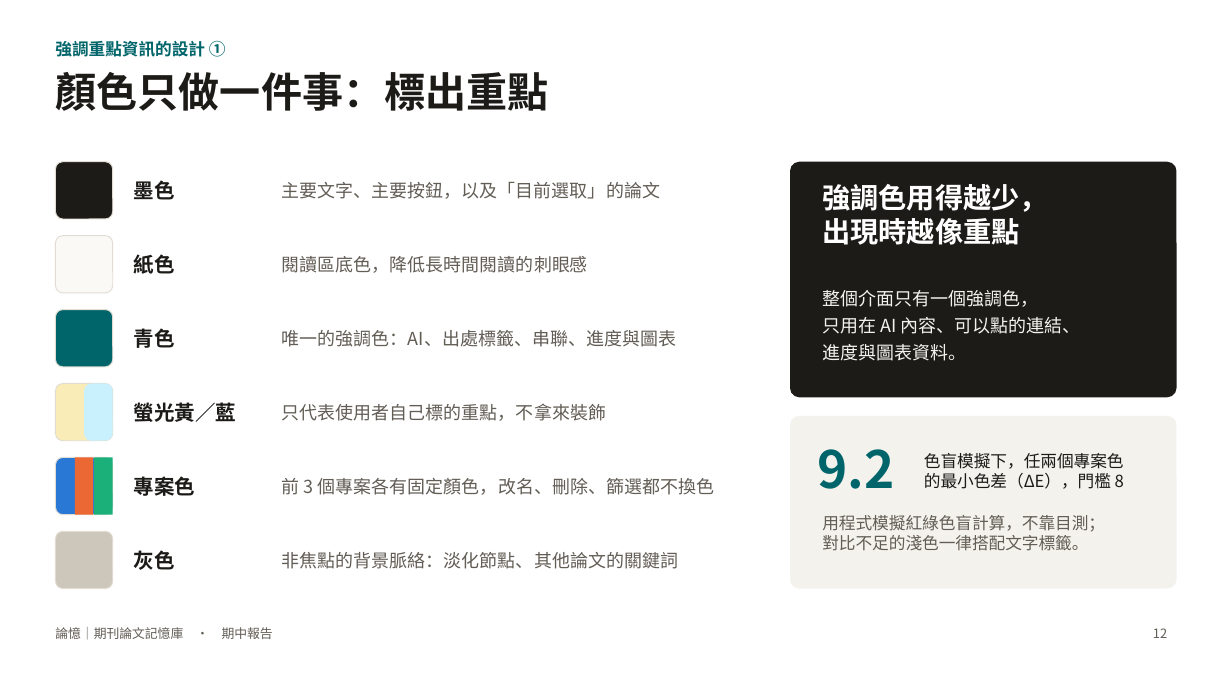
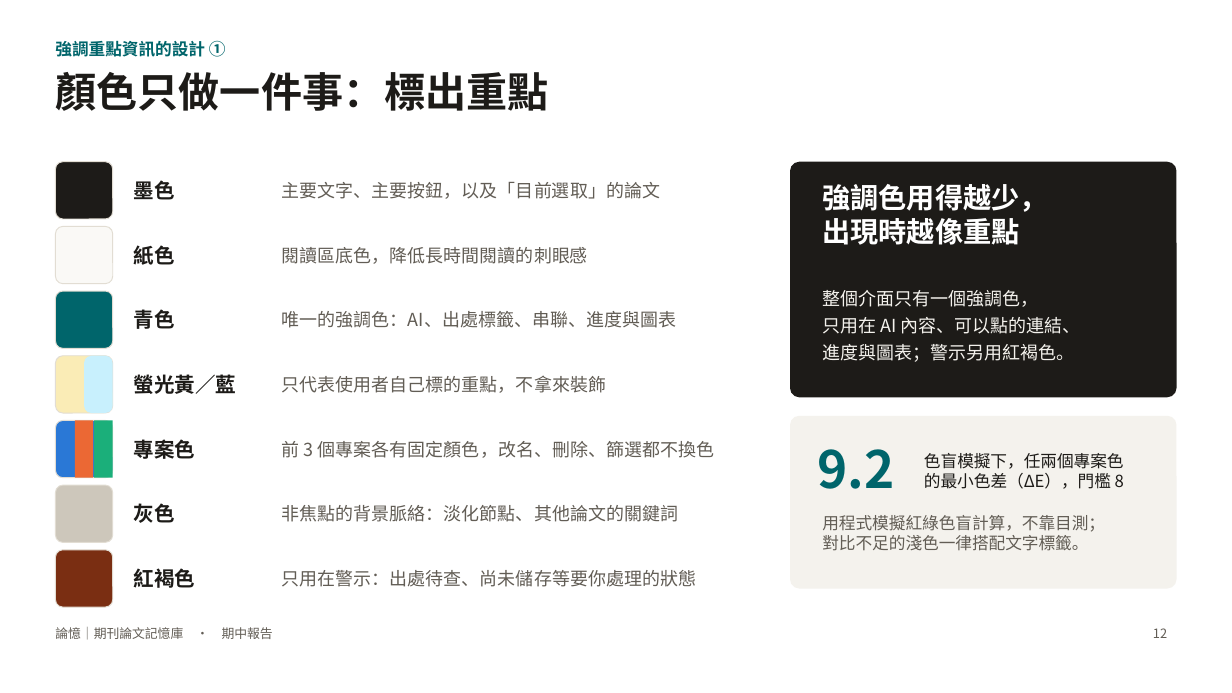
Before and after one commit to charleslin2003-prog/Journal-Article-Memory-Tool, a slide deck: slide 12 of docs/期中報告_論憶.pptx. Drawn at 1232x693 pixels with LibreOffice and Linux fonts; fonts in the diff are those of the drawing. Boxes give left, top, right and bottom in pixels: in the first picture for what was removed or moved away, otherwise in the second. Text is boxed around its words. In the diff, an @@ line names an element or a change of style, - is before the commit and + after.

```diff
--- a/docs/期中報告_論憶.pptx
+++ b/docs/期中報告_論憶.pptx
@@ 2 texts, 1 rounded rectangle: place and size @@
-2 texts, 1 rounded rectangle at box(55, 236, 588, 293)
+2 texts, 1 rounded rectangle at box(55, 226, 588, 284)
@@ 2 texts, 1 rounded rectangle: place and size @@
-2 texts, 1 rounded rectangle at box(55, 310, 676, 367)
+2 texts, 1 rounded rectangle at box(55, 291, 676, 348)
@@ 2 texts, 2 rounded rectangles: place and size @@
-2 texts, 2 rounded rectangles at box(55, 384, 606, 441)
+2 texts, 2 rounded rectangles at box(55, 356, 606, 413)
@@ text at box(822, 344, 1074, 362): text changed @@
-進度與圖表資料。
+進度與圖表；警示另用紅褐色。
@@ 2 texts, 2 rectangles, 1 rounded rectangle: place and size @@
-2 texts, 2 rectangles, 1 rounded rectangle at box(55, 457, 714, 515)
+2 texts, 2 rectangles, 1 rounded rectangle at box(55, 421, 714, 478)
@@ 2 texts, 1 rounded rectangle: place and size @@
-2 texts, 1 rounded rectangle at box(55, 531, 678, 589)
+2 texts, 1 rounded rectangle at box(55, 485, 678, 543)
@@ rounded rectangle added at box(55, 550, 113, 607), fill #7A2E12, outline #E2DDD3 0.75 pt @@
@@ text added at box(134, 568, 195, 588), 16 pt, text #1D1B18, bold @@
+紅褐色
@@ text added at box(282, 570, 696, 587), 14 pt, text #625D55 @@
+只用在警示：出處待查、尚未儲存等要你處理的狀態
```
Also in this commit, not shown: 13 other slides changed, 1 slide added, 1 slide removed, 17 other files.
